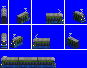
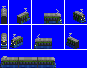
Comparing the layer stacks of the two w=87, h=68 images. Changes:
painted on "panto" over [35,9,61,40]
painted on "1" over [1,13,64,65]
